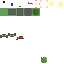
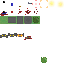
Comparing the layer stacks of the two 64×64 images. Changes:
painted on "Bakgrund" over [0, 8, 40, 40]
